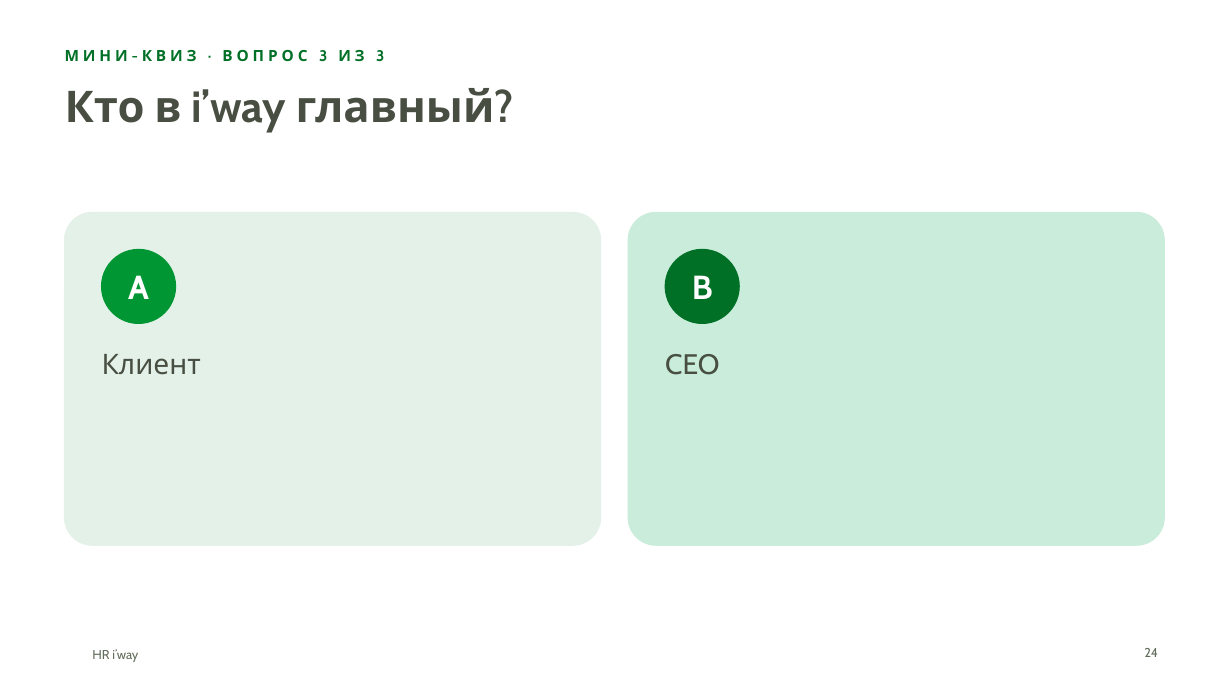
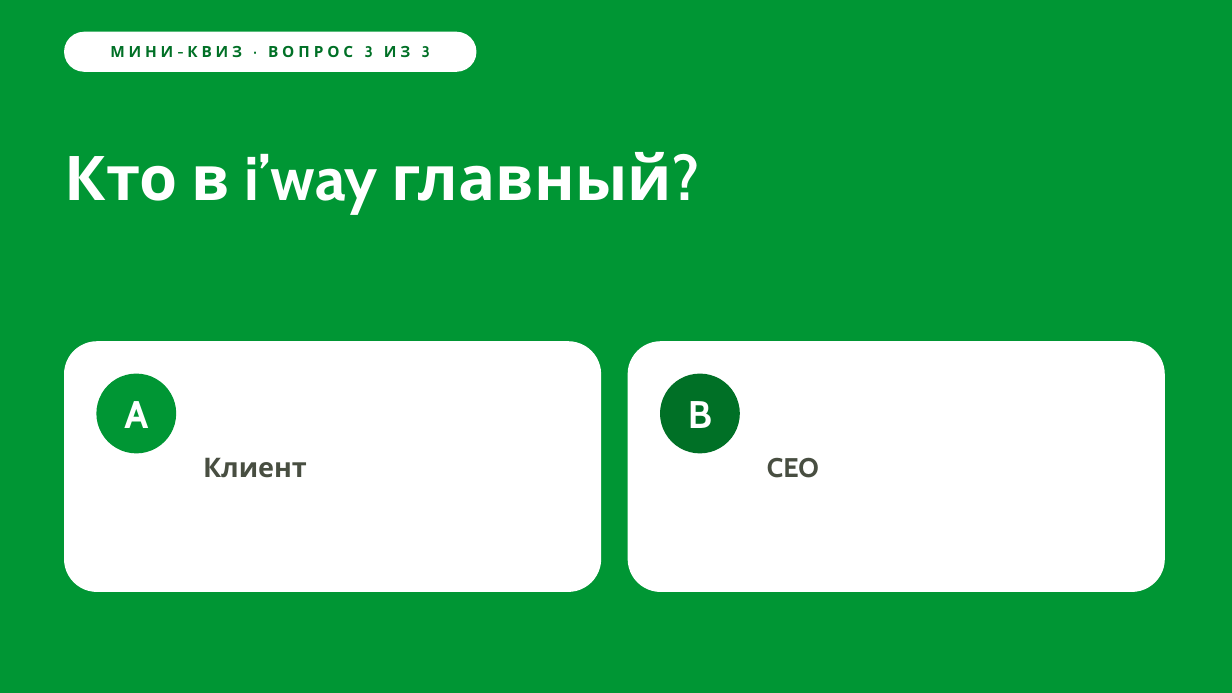
Before and after one commit to hriwayhr/HR-projects, a slide deck: slide 24 of presentations/HR-iway-onboarding-2026.pptx. Drawn at 1232x693 pixels with LibreOffice and Linux fonts; fonts in the diff are those of the drawing; background and template pictures are left out. Boxes give left, top, right and bottom in pixels: in the first picture for what was removed or moved away, otherwise in the second. Text is boxed around its words. In the diff, an @@ line names an element or a change of style, - is before the commit and + after.

```diff
--- a/presentations/HR-iway-onboarding-2026.pptx
+++ b/presentations/HR-iway-onboarding-2026.pptx
@@ background #FFFFFF to #009634 @@
@@ text "МИНИ-КВИЗ · ВОПРОС 3 ИЗ ...": place and size @@
-text "МИНИ-КВИЗ · ВОПРОС 3 ИЗ ..." at [65,50,384,62]
+text "МИНИ-КВИЗ · ВОПРОС 3 ИЗ ..." at [110,46,430,57]
@@ text "МИНИ-КВИЗ · ВОПРОС 3 ИЗ ..." at [110,46,430,57]: alignment left to centre; vertical alignment top to middle @@
@@ rounded rectangle added at [65,32,476,71], fill #FFFFFF, outline #FFFFFF 1 pt @@
@@ title "Кто в i’way главный?": place and size @@
-title "Кто в i’way главный?" at [65,88,495,132]
+title "Кто в i’way главный?" at [65,152,672,214]
@@ title "Кто в i’way главный?" at [65,152,672,214]: size 34 to 48 pt, text colour #484E41 to #FFFFFF @@
@@ rounded rectangle: place and size @@
-rounded rectangle at [65,213,601,545]
+rounded rectangle at [65,342,601,592]
@@ rounded rectangle at [65,342,601,592]: fill #E4F1E8 to #FFFFFF; outline #E4F1E8 1 pt to #FFFFFF 1 pt; proportions changed @@
@@ rounded rectangle: place and size @@
-rounded rectangle at [628,213,1165,545]
+rounded rectangle at [628,342,1165,592]
@@ rounded rectangle at [628,342,1165,592]: fill #C9EDDA to #FFFFFF; outline #C9EDDA 1 pt to #FFFFFF 1 pt; proportions changed @@
@@ text "A": place and size @@
-text "A" at [128,275,149,299]
+text "A" at [124,401,148,428]
@@ text "A" at [124,401,148,428]: size 26 to 30 pt @@
@@ ellipse: place and size @@
-ellipse at [102,250,176,323]
+ellipse at [97,374,176,453]
@@ text "Клиент": place and size @@
-text "Клиент" at [102,354,201,375]
+text "Клиент" at [203,457,307,478]
@@ text "Клиент" at [203,457,307,478]: size 22 to 21 pt, bold on; vertical alignment top to middle @@
@@ text "B" at [688,401,712,428]: size 26 to 30 pt @@
@@ text "B": place and size @@
-text "B" at [692,275,713,299]
+text "B" at [688,401,712,428]
@@ ellipse: place and size @@
-ellipse at [665,250,739,323]
+ellipse at [661,374,739,453]
@@ text "CEO" at [767,457,819,478]: size 22 to 21 pt, bold on; vertical alignment top to middle @@
@@ text "CEO": place and size @@
-text "CEO" at [665,354,719,375]
+text "CEO" at [767,457,819,478]
@@ text removed at [92,649,138,662] @@
-HR i’way
@@ page number removed at [1144,648,1158,657] @@
-24
```
Also in this commit, not shown: 27 other slides changed, 4 other files.
